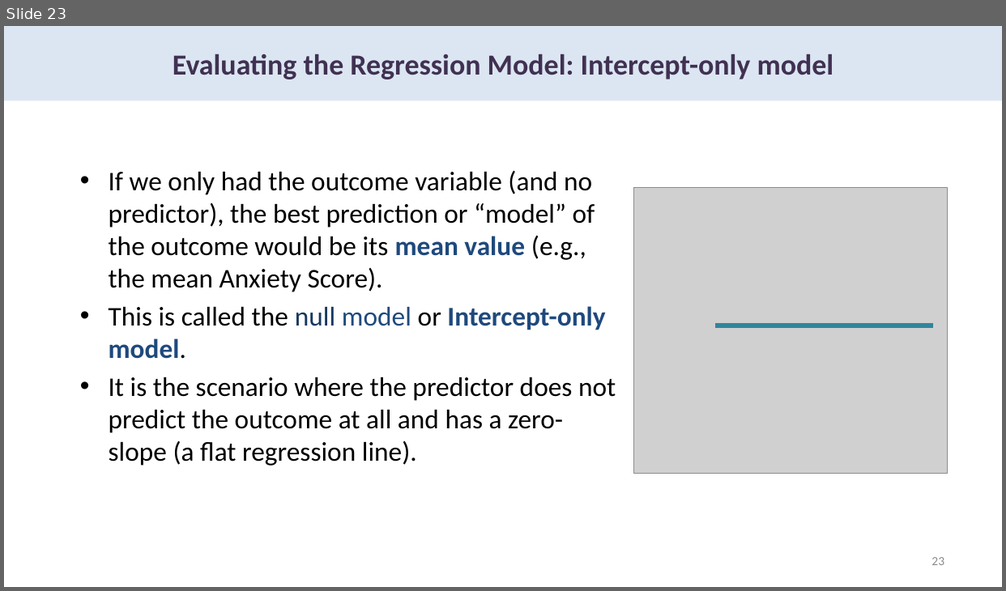
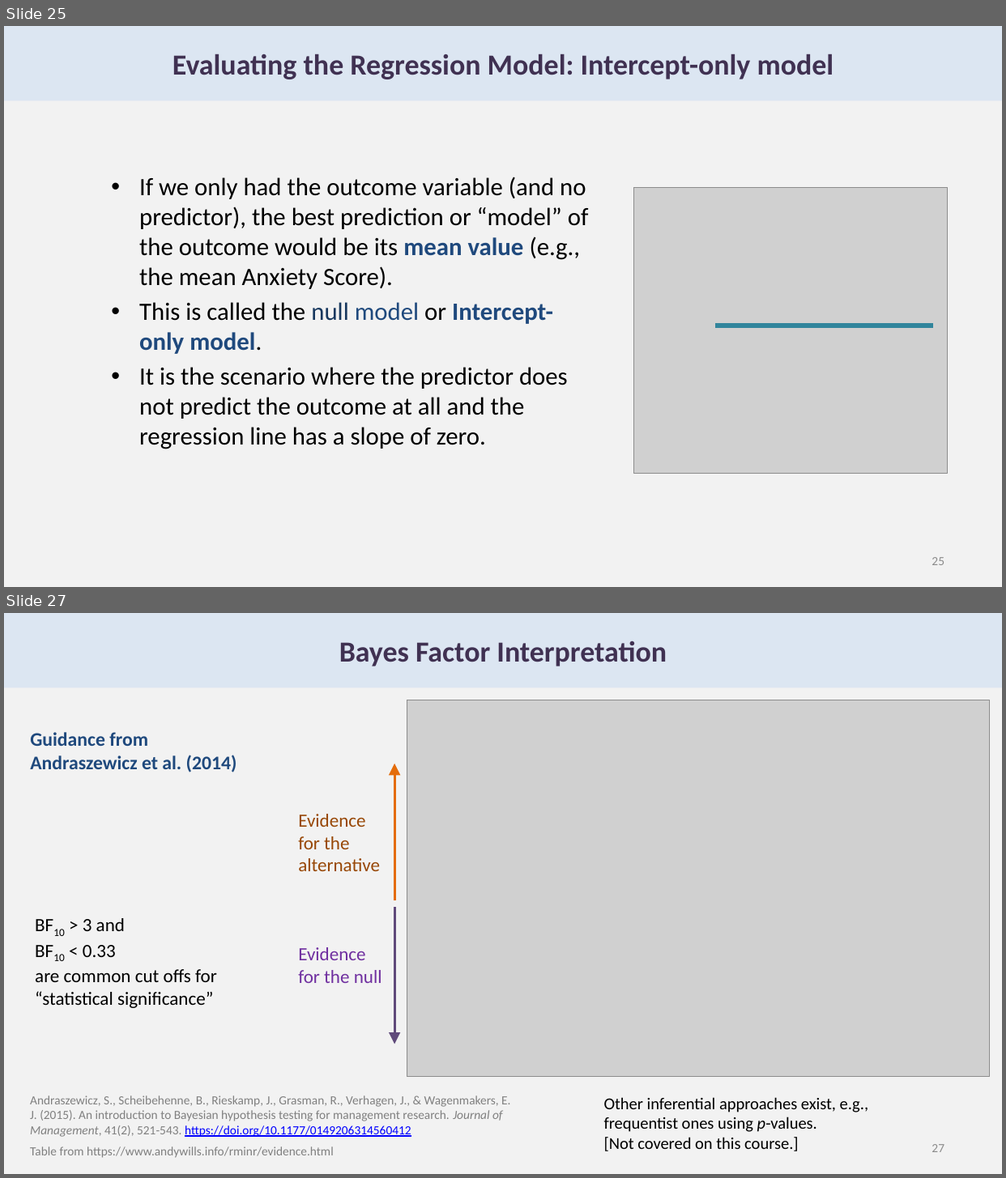
Before and after one commit to chrisjberry/datafluencyCB, a slide deck: docs/slides/PSYC753_L1_SimpleRegression.pptx. Shown one above the other, each under a label of ours: slide 23 before the commit, slides 25 and 27 after it; the slides between them are not shown. The pictures are 1006x591 and 1006x1178 pixels, drawn with LibreOffice and Linux fonts; fonts in the diff are those of the drawing; grey boxes stand for pictures. Boxes give left, top, right and bottom in pixels: in the first picture for what was removed or moved away, otherwise in the second. Text is boxed around its words. In the diff, an @@ line names an element or a change of style, - is before the commit and + after.

```diff
--- a/docs/slides/PSYC753_L1_SimpleRegression.pptx
+++ b/docs/slides/PSYC753_L1_SimpleRegression.pptx
@@ slide 27 added at (4,613,1002,1174), background #F2F2F2 @@
@@ rectangle added at (4,613,1002,688), fill #DCE6F2, 28 pt, text #403152, bold @@
+Bayes Factor Interpretation
@@ picture added at (407,700,989,1077) @@
@@ text added at (30,732,237,773), 18.5 pt, text #1F497D, bold @@
+Guidance from Andraszewicz et al. (2014)
@@ arrow added from (394, 901) to (394, 764), #E46C0A 2.25 pt @@
@@ text added at (298,814,380,871), 18 pt, text #984807 @@
+Evidence for the alternative
@@ text added at (35,918,217,1008), 18 pt, text #000000 @@
+BF10 > 3 and
+BF10 < 0.33
+are common cut offs for
+“statistical significance”
@@ arrow added from (394, 907) to (394, 1044), #604A7B 2.25 pt @@
@@ text added at (298,948,382,983), 18 pt, text #7030A0 @@
+Evidence for the null
@@ text added at (30,1096,510,1158), 12 pt, text #808080 @@
+Andraszewicz, S., Scheibehenne, B., Rieskamp, J., Grasman, R., Verhagen, J., & Wagenmakers, E. J. (2015). An introduction to Bayesian hypothesis testing for management research. Journal of Management, 41(2), 521-543. https://doi.org/10.1177/0149206314560412
+Table from https://www.andywills.info/rminr/evidence.html
@@ text added at (604,1097,868,1152), 16 pt, text #000000 @@
+Other inferential approaches exist, e.g., frequentist ones using p-values.
+[Not covered on this course.]
@@ page number added at (931,1144,944,1152), 12 pt, text #8C8C8C @@
+27
@@ what was slide 23 is now slide 25 @@
@@ slide 25 changed as well @@
@@ background #FFFFFF to #F2F2F2 @@
@@ text "If we only had the ...": place and size @@
-text "If we only had the ..." at (108,171,616,466)
+text "If we only had the ..." at (139,177,589,450)
@@ text at (139,177,589,354): size 26 to 24 pt in "If we only had the outcome variable ...", "This is called the null model or ..." @@
@@ text at (139,367,568,450): text changed; size 26 to 24 pt @@
-• It is the scenario where the predictor does not predict the outcome at all and has a zero-slope (a flat regression line).
+• It is the scenario where the predictor does not predict the outcome at all and the regression line has a slope of zero.
@@ page number at (931,557,944,565): text changed @@
-23
+25
```
Also in this commit, not shown: 24 other slides changed, 2 other slides added, 13 other files.
